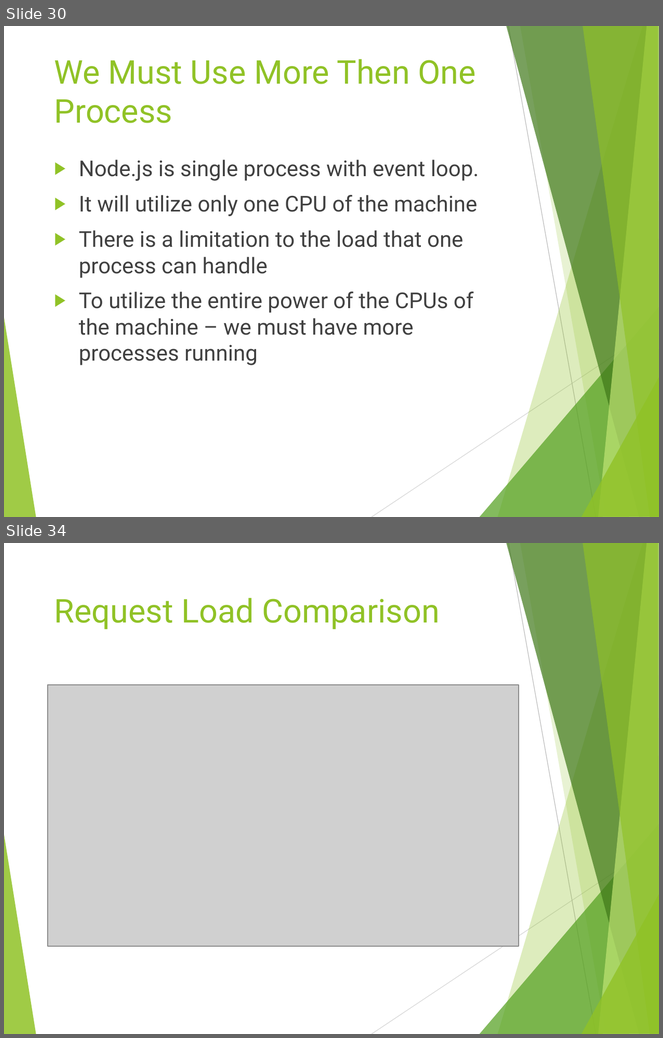
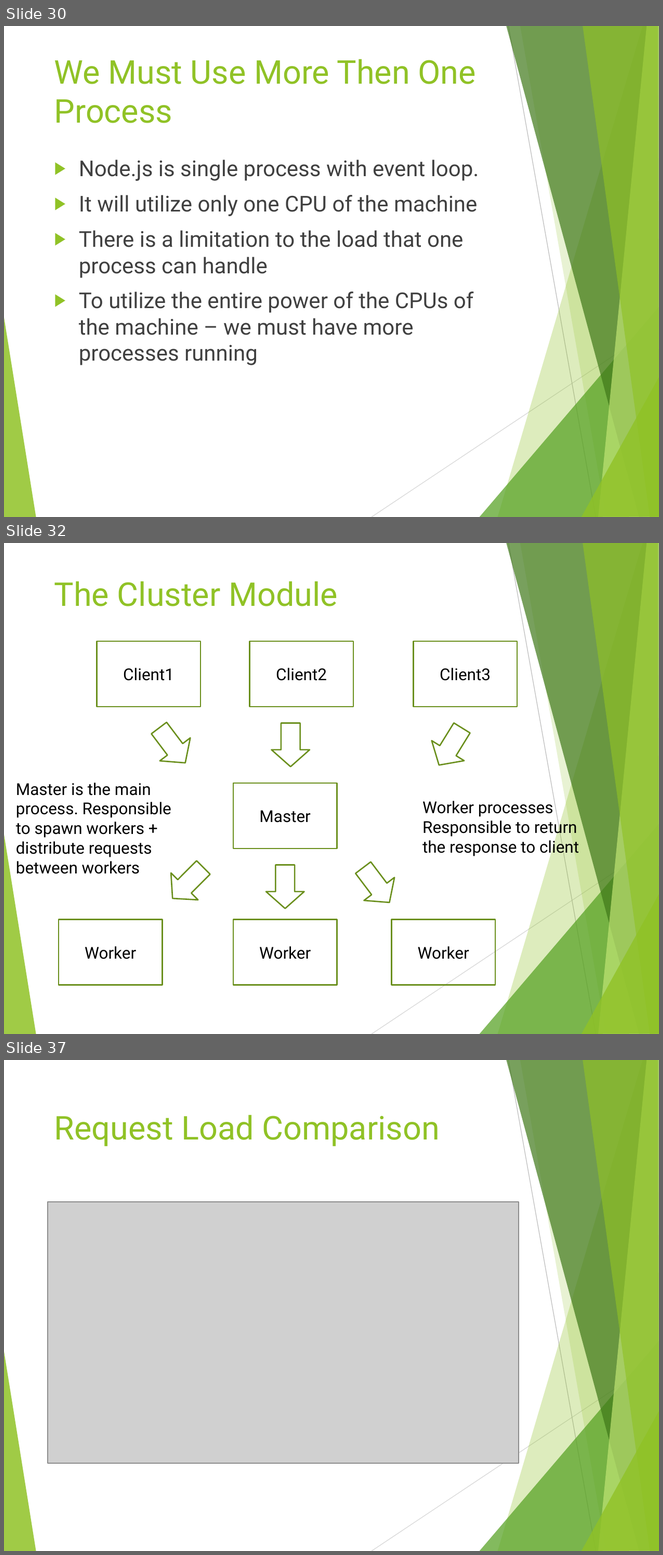
Before and after one commit to tamartwe/ijs_munich, a slide deck: node_js_performance/nodejs_performance/NodeJs_Performance.pptx. Shown one above the other, each under a label of ours: slides 30 and 34 before the commit, slides 30, 32 and 37 after it; the slides between them are not shown. The pictures are 663x1038 and 663x1555 pixels, drawn with LibreOffice and Linux fonts; fonts in the diff are those of the drawing; grey boxes stand for pictures. Boxes give left, top, right and bottom in pixels: in the first picture for what was removed or moved away, otherwise in the second. Text is boxed around its words. In the diff, an @@ line names an element or a change of style, - is before the commit and + after.

```diff
--- a/node_js_performance/nodejs_performance/NodeJs_Performance.pptx
+++ b/node_js_performance/nodejs_performance/NodeJs_Performance.pptx
@@ slide 32 added at (4, 543, 659, 1034), background #FFFFFF; not listed: 10 template elements that a slide beside it also shows @@
@@ title added at (54, 581, 338, 606), 36 pt, text #90C226 @@
+The Cluster Module
@@ rectangle added at (97, 641, 201, 707), outline #6B901C 1.5 pt, 18 pt, text #000000 @@
+Client1
@@ rectangle added at (249, 641, 353, 707), outline #6B901C 1.5 pt, 18 pt, text #000000 @@
+Client2
@@ rectangle added at (414, 641, 517, 707), outline #6B901C 1.5 pt, 18 pt, text #000000 @@
+Client3
@@ right arrow added at (144, 717, 201, 774), outline #6B901C 1.5 pt @@
@@ right arrow added at (272, 723, 310, 767), outline #6B901C 1.5 pt @@
@@ right arrow added at (423, 718, 478, 775), outline #6B901C 1.5 pt @@
@@ text added at (16, 783, 171, 874), 18 pt, text #000000 @@
+Master is the main process. Responsible to spawn workers + distribute requests between workers
@@ rectangle added at (233, 783, 337, 849), outline #6B901C 1.5 pt, 18 pt, text #000000 @@
+Master
@@ text added at (423, 801, 579, 857), 18 pt, text #000000 @@
+Worker processes Responsible to return the response to client
@@ right arrow added at (159, 854, 217, 912), outline #6B901C 1.5 pt @@
@@ right arrow added at (267, 865, 305, 909), outline #6B901C 1.5 pt @@
@@ right arrow added at (348, 856, 405, 914), outline #6B901C 1.5 pt @@
@@ rectangle added at (59, 919, 162, 985), outline #6B901C 1.5 pt, 18 pt, text #000000 @@
+Worker
@@ rectangle added at (233, 919, 337, 985), outline #6B901C 1.5 pt, 18 pt, text #000000 @@
+Worker
@@ rectangle added at (392, 919, 495, 985), outline #6B901C 1.5 pt, 18 pt, text #000000 @@
+Worker
@@ what was slide 34 is now slide 37 @@
```
Also in this commit, not shown: 18 slides changed, 2 other slides added, 13 other files.
